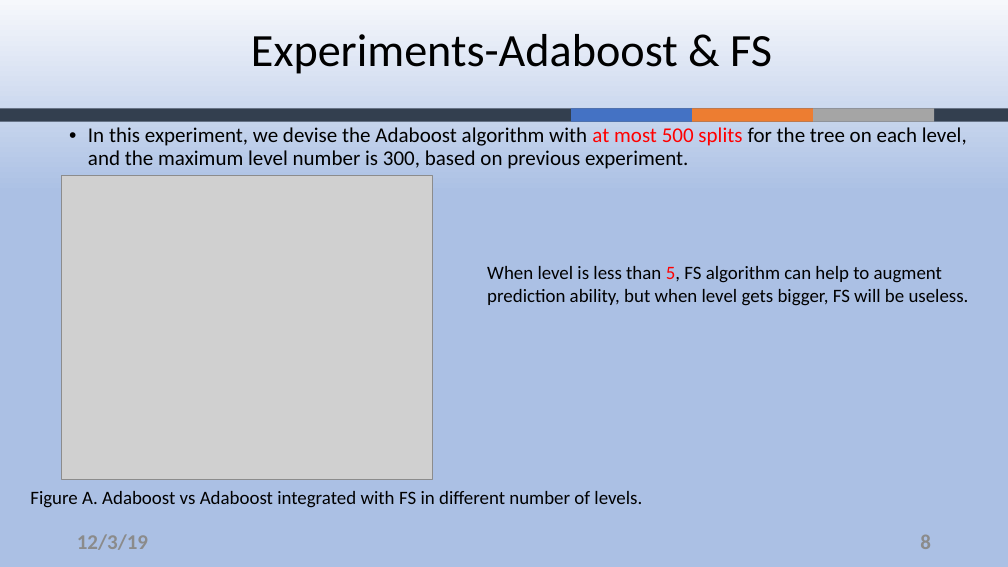
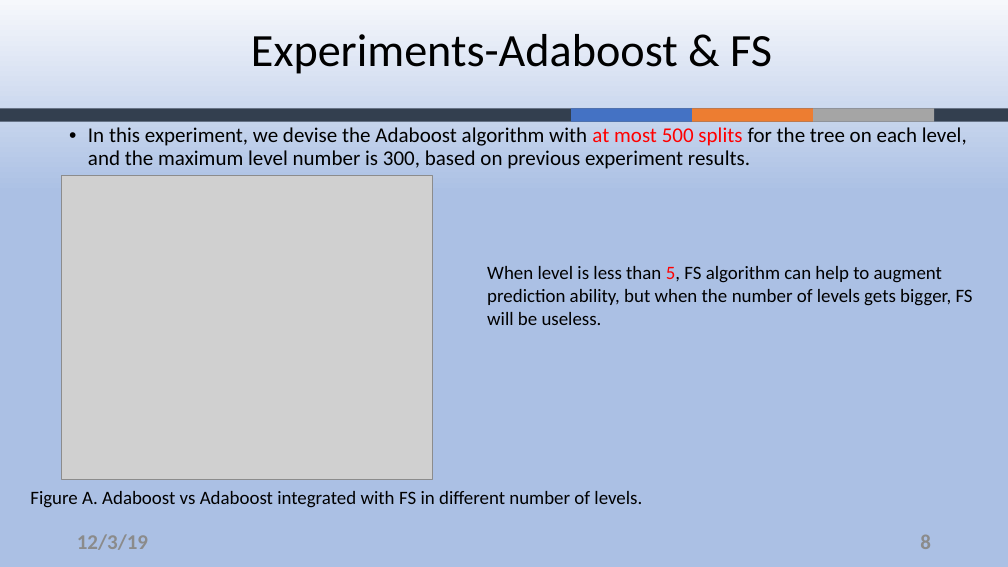
Before and after one commit to ZouYao0720/final-project-, a slide deck: slide 8 of final-presentation.pptx. Drawn at 1008x567 pixels with LibreOffice and Linux fonts; fonts in the diff are those of the drawing; grey boxes stand for pictures; background and template pictures are left out. Boxes give left, top, right and bottom in pixels: in the first picture for what was removed or moved away, otherwise in the second. Text is boxed around its words. In the diff, an @@ line names an element or a change of style, - is before the commit and + after.

Commit message:
updated on 00:30

```diff
--- a/final-presentation.pptx
+++ b/final-presentation.pptx
@@ text at [88,127,967,169]: text changed @@
-• In this experiment, we devise the Adaboost algorithm with at most 500 splits for the tree on each level, and the maximum level number is 300, based on previous experiment.
+• In this experiment, we devise the Adaboost algorithm with at most 500 splits for the tree on each level, and the maximum level number is 300, based on previous experiment results.
@@ text at [487,266,973,325]: text changed @@
-When level is less than 5, FS algorithm can help to augment prediction ability, but when level gets bigger, FS will be useless.
+When level is less than 5, FS algorithm can help to augment prediction ability, but when the number of levels gets bigger, FS will be useless.
```
Also in this commit, not shown: 8 other slides changed.
